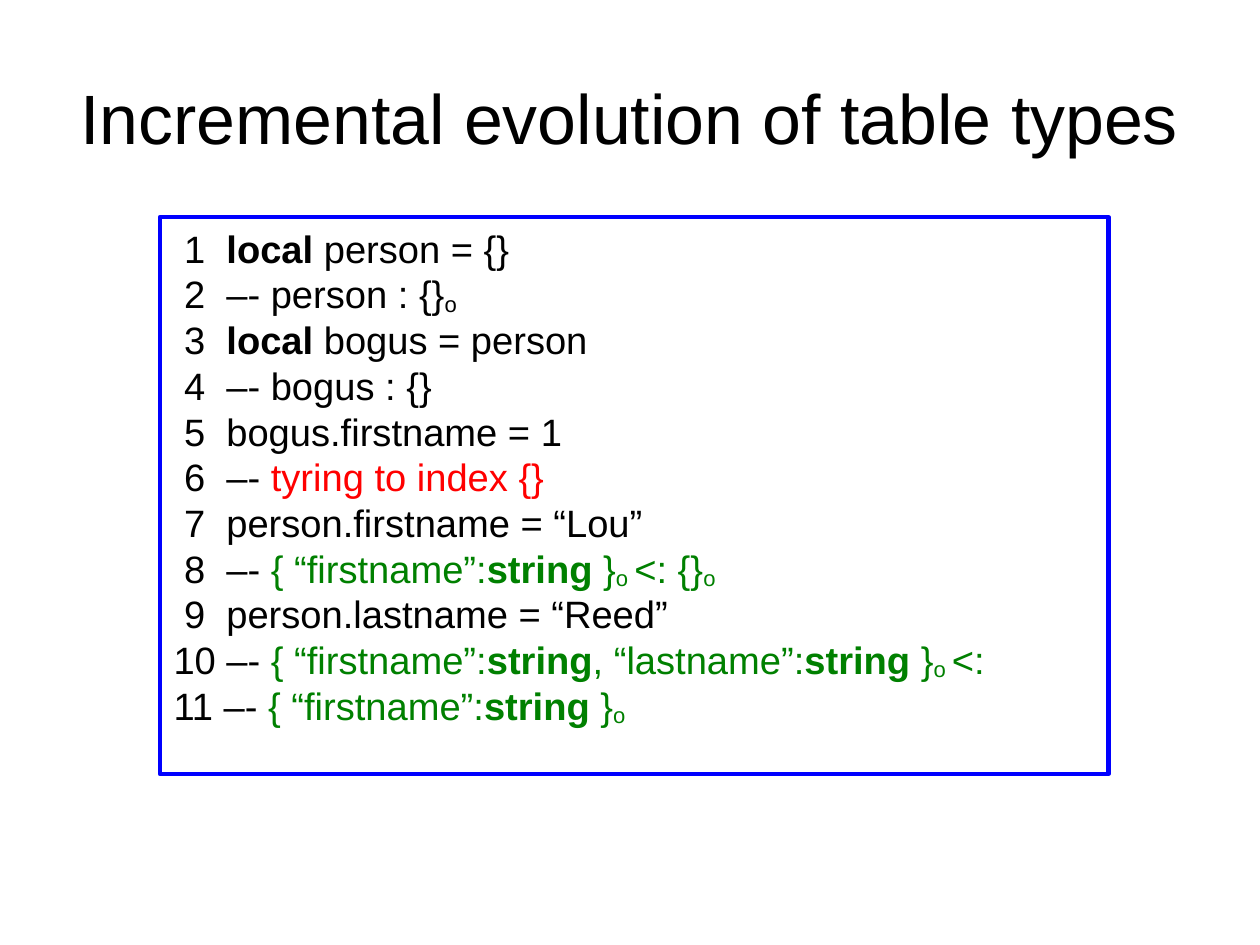
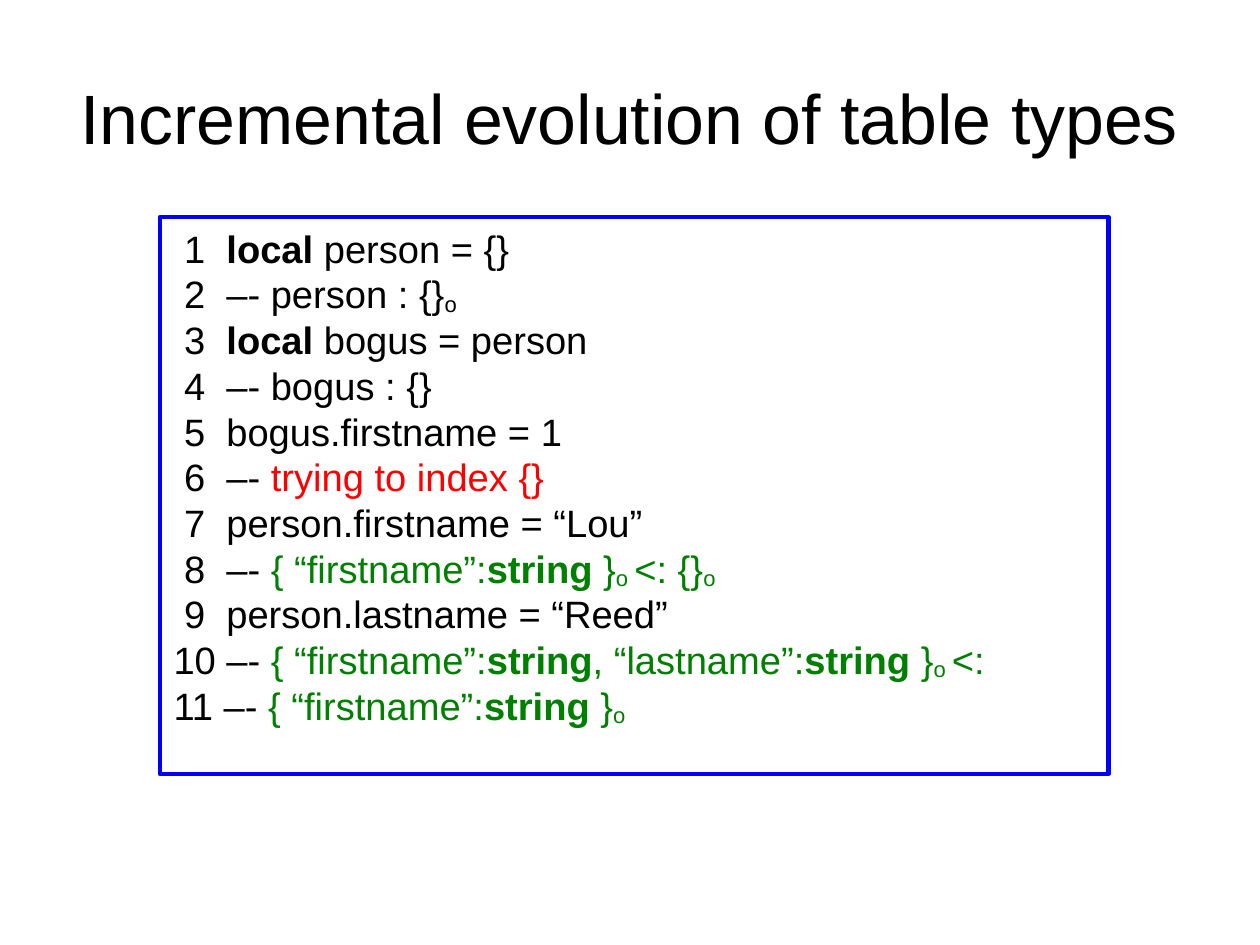
Before and after one commit to andremm/typedlua, a slide deck: slide 25 of doc/slides/dyla2014.odp. Drawn at 1260x945 pixels with LibreOffice and Linux fonts; fonts in the diff are those of the drawing. Boxes give left, top, right and bottom in pixels: in the first picture for what was removed or moved away, otherwise in the second. Text is boxed around its words. In the diff, an @@ line names an element or a change of style, - is before the commit and + after.

```diff
--- a/doc/slides/dyla2014.odp
+++ b/doc/slides/dyla2014.odp
@@ text in rectangle at box(184, 463, 508, 499): text changed @@
-6 –- tyring to index {}
+6 –- trying to index {}
```
Also in this commit, not shown: 14 other slides changed.
